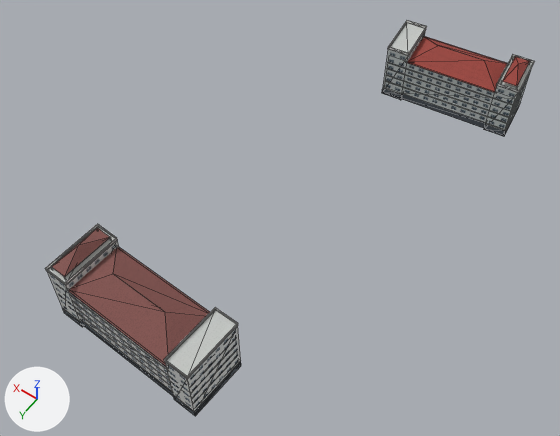
Before and after pictures for a commit that changed the glTF model public/models/dorm_wenyuan_a3.glb.
Both versions are drawn from a 50 mm camera at (-87.3, 144.9, 208.6) aimed at (5.3, 15.2, 4.8). Arrows for +X, +Y and +Z are at lower left; the lights stay in place. The older version comes first. Mesh edges are drawn as thin lines. Vertices at exactly the same position are counted once.

Names of what the first picture shows: '862959384', '862959386'.
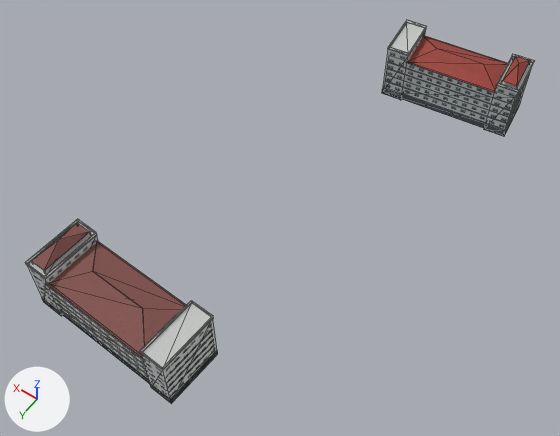
The newer file is also turned or shifted as a whole; pictures and numbers use the older file's frame.

Pixel boxes (x1, y1, x2, y2) of what changed, in the pictures (560 x 436 px; the box of a moved part takes in the faces that stretch with it):
'862959384', reshaped
    before: (45, 224, 241, 416)
    after: (25, 219, 218, 404)
part 1 of me_862959384, moved or reshaped
    before: (71, 294, 172, 391)
    after: (51, 287, 149, 380)
part 2 of me_862959384, moved or reshaped
    before: (165, 310, 241, 411)
    after: (142, 303, 217, 399)
part 3 of me_862959384, moved or reshaped
    before: (48, 227, 119, 322)
    after: (27, 222, 99, 312)
part 4 of me_862959384, moved or reshaped
    before: (82, 321, 173, 396)
    after: (61, 311, 150, 384)
part 5 of me_862959384, moved or reshaped
    before: (79, 314, 169, 385)
    after: (60, 306, 147, 375)
part 6 of me_862959384, moved or reshaped
    before: (79, 310, 170, 381)
    after: (58, 301, 144, 369)
part 7 of me_862959384, moved or reshaped
    before: (74, 302, 169, 376)
    after: (55, 295, 145, 366)
part 8 of me_862959384, moved or reshaped
    before: (72, 296, 167, 370)
    after: (53, 290, 141, 359)
part 9 of me_862959384, moved or reshaped
    before: (93, 274, 163, 348)
    after: (95, 273, 143, 354)
part 10 of me_862959384, moved or reshaped
    before: (173, 361, 241, 416)
    after: (150, 351, 218, 404)
part 11 of me_862959384, moved or reshaped
    before: (164, 307, 238, 379)
    after: (140, 300, 214, 370)
part 12 of me_862959384, moved or reshaped
    before: (62, 308, 84, 327)
    after: (42, 298, 63, 316)
part 13 of me_862959384, moved or reshaped
    before: (45, 224, 118, 285)
    after: (25, 219, 97, 279)
part 14 of me_862959384, moved or reshaped
    before: (51, 228, 110, 277)
    after: (32, 223, 89, 270)
part 15 of me_862959384, moved or reshaped
    before: (69, 247, 210, 366)
    after: (48, 242, 186, 357)

Diff of the bpy script that builds the scene:
```diff
--- a/public/models/dorm_wenyuan_a3.glb.py
+++ b/public/models/dorm_wenyuan_a3.glb.py
@@ me_862959384 @@
 # used by ob_862959384; location = (0.0, 0.0, 0.0)
-me_862959384.from_pydata(...)  # 193 vertices, 244 faces; spans x -15.6..40.3, y 61.3..84.4, z 0.0..28.4
+me_862959384.from_pydata(...)  # 193 vertices, 244 faces; spans x -7.6..48.3, y 62.3..85.4, z 0.0..25.8
+# me_862959384 part 1: the loose piece of 8 vertices spanning x -14.9..39.6, y 62.1..83.6, z 0.0..20.2 is scaled about its middle by (1, 1, 0.872), then moved by (8.0, 1.0, -1.3)
+# me_862959384 part 2: the loose piece of 8 vertices spanning x -15.4..-6.4, y 63.7..84.3, z 0.0..23.6 is scaled about its middle by (1, 1, 0.891), then moved by (8.0, 1.0, -1.3)
+# me_862959384 part 3: the loose piece of 8 vertices spanning x 31.2..40.2, y 61.4..82.0, z 0.0..23.6 is scaled about its middle by (1, 1, 0.891), then moved by (8.0, 1.0, -1.3)
+# me_862959384 part 4: the loose piece of 8 vertices spanning x -14.9..39.7, y 62.0..83.7, z 0.0..3.2 is scaled about its middle by (1, 1, 0.872), then moved by (8.0, 1.0, -0.2)
+# me_862959384 part 5: the loose piece of 16 vertices spanning x -15.0..39.7, y 62.0..83.7, z 6.6..6.8 is moved by (8.0, 1.0, -0.9)
+# me_862959384 part 6: the loose piece of 16 vertices spanning x -15.0..39.7, y 62.0..83.7, z 10.0..10.2 is moved by (8.0, 1.0, -1.3)
+# me_862959384 part 7: the loose piece of 16 vertices spanning x -15.0..39.7, y 62.0..83.7, z 13.4..13.6 is moved by (8.0, 1.0, -1.7)
+# me_862959384 part 8: the loose piece of 16 vertices spanning x -15.0..39.7, y 62.0..83.7, z 16.7..16.9 is moved by (8.0, 1.0, -2.1)
+# me_862959384 part 9: the loose piece of 4 vertices spanning x -8.2..33.0, y 61.9..83.8, z 20.2 is moved by (8.0, 1.0, -2.6)
+# me_862959384 part 10: the loose piece of 8 vertices spanning x -15.5..-6.4, y 63.7..84.3, z 0.0..3.2 is scaled about its middle by (1, 1, 0.872), then moved by (8.0, 1.0, -0.2)
+# me_862959384 part 11: the loose piece of 16 vertices spanning x -15.6..-6.3, y 63.6..84.4, z 23.5..24.7 is moved by (8.0, 1.0, -2.6)
+# me_862959384 part 12: the loose piece of 8 vertices spanning x 31.1..40.2, y 61.4..82.0, z 0.0..3.2 is scaled about its middle by (1, 1, 0.872), then moved by (8.0, 1.0, -0.2)
+# me_862959384 part 13: the loose piece of 16 vertices spanning x 31.1..40.3, y 61.3..82.1, z 23.5..24.7 is moved by (8.0, 1.0, -2.6)
+# me_862959384 part 14: the loose piece of 5 vertices spanning x 32.4..38.9, y 62.7..80.7, z 25.2..28.4 is moved by (8.0, 1.0, -2.6)
+# me_862959384 part 15: the loose piece of 8 vertices spanning x -8.2..33.0, y 61.9..83.8, z 20.2..25.9 is scaled about its middle by (1, 1, 0.667), then moved by (8.0, 1.0, -3.5)
+# other edits to the shape of me_862959384 do not show in these pictures
 me_862959384.materials.append(mat_gen_dorm_t)
```
